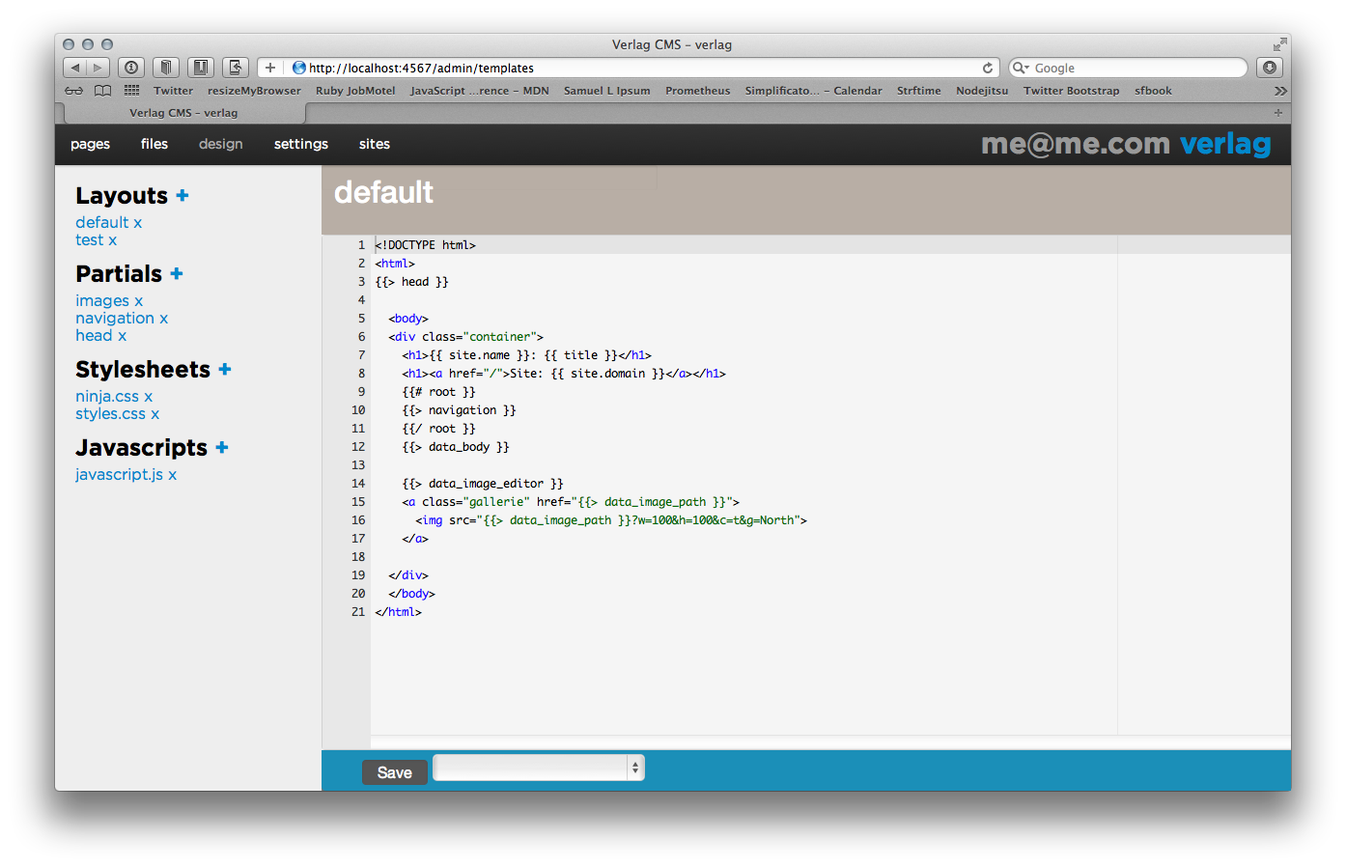
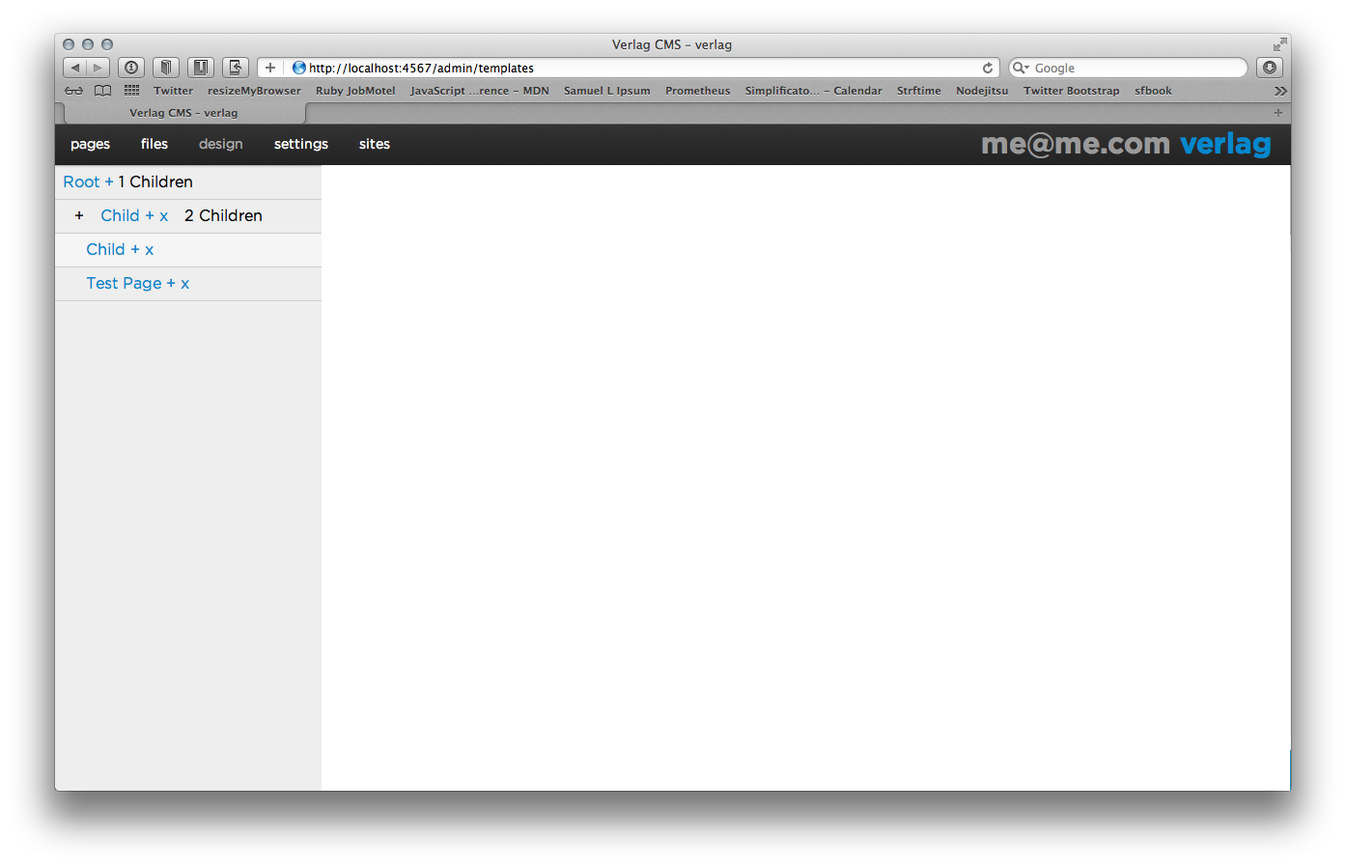
Before/after of a 1346×867 layered artwork. What changed in the layer stack:
added layer "Layer 4" above "Layer 2" over box(321, 165, 1291, 792)
added layer "Layer 3" above "Layer 1" over box(55, 165, 361, 791)
